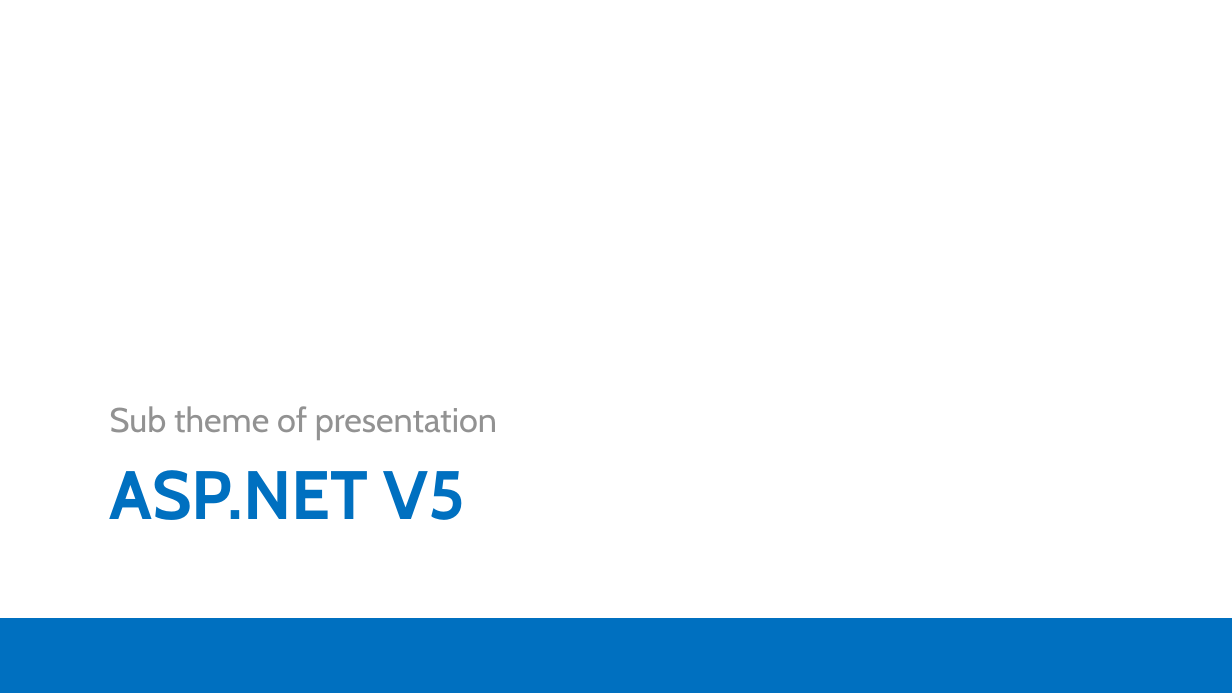
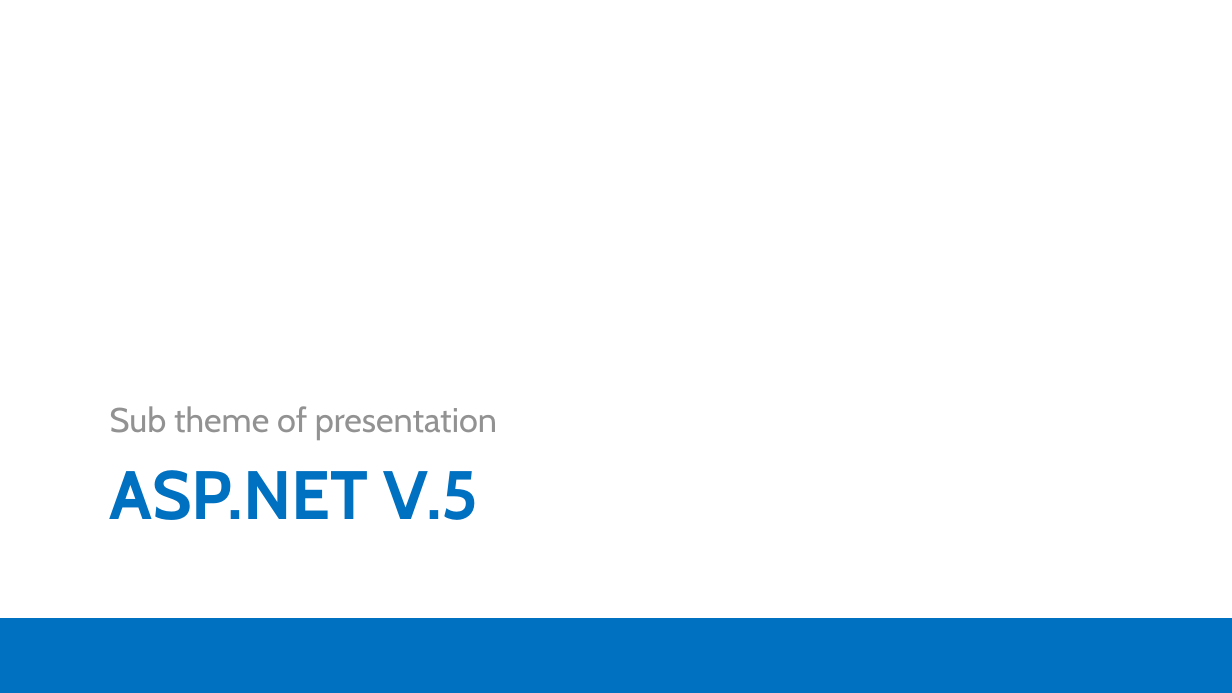
Before and after one commit to moljac/ASP.net.v5-AKA-vNext-Windays15, a slide deck: slide 8 of talk/Windays15 - ASP.net v.5 (vNext) on Linux and Mac OSX.pptx (slide 7 before the commit). Drawn at 1232x693 pixels with LibreOffice and Linux fonts; fonts in the diff are those of the drawing; background and template pictures are left out. Boxes give left, top, right and bottom in pixels: in the first picture for what was removed or moved away, otherwise in the second. Text is boxed around its words. In the diff, an @@ line names an element or a change of style, - is before the commit and + after.

Commit message:
talk update

```diff
--- a/talk/Windays15 - ASP.net v.5 (vNext) on Linux and Mac OSX.pptx
+++ b/talk/Windays15 - ASP.net v.5 (vNext) on Linux and Mac OSX.pptx
@@ title at (110, 470, 479, 520): text changed @@
-ASP.NET V5
+ASP.NET V.5
```
Also in this commit, not shown: 3 slides added.
